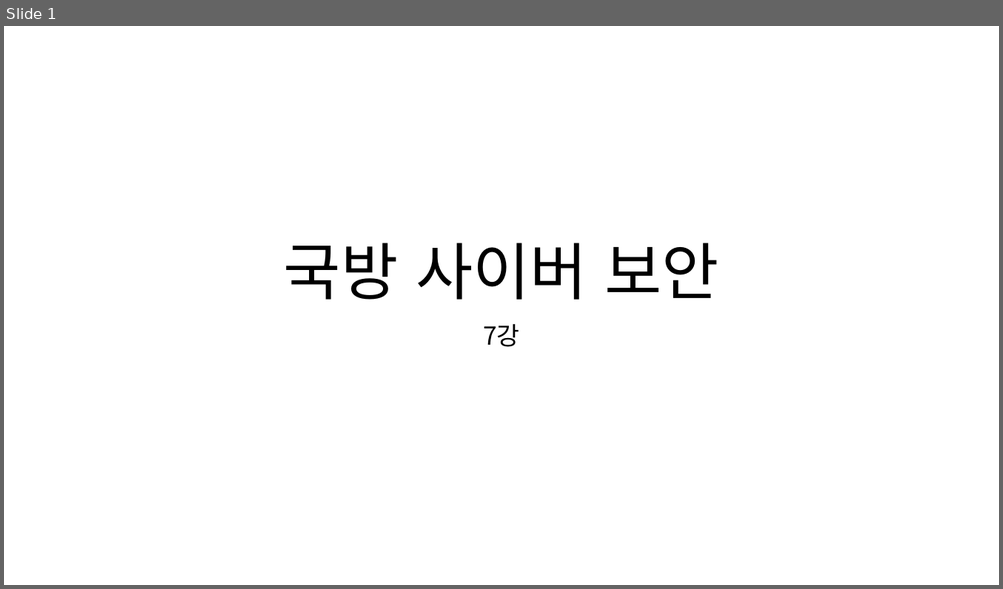
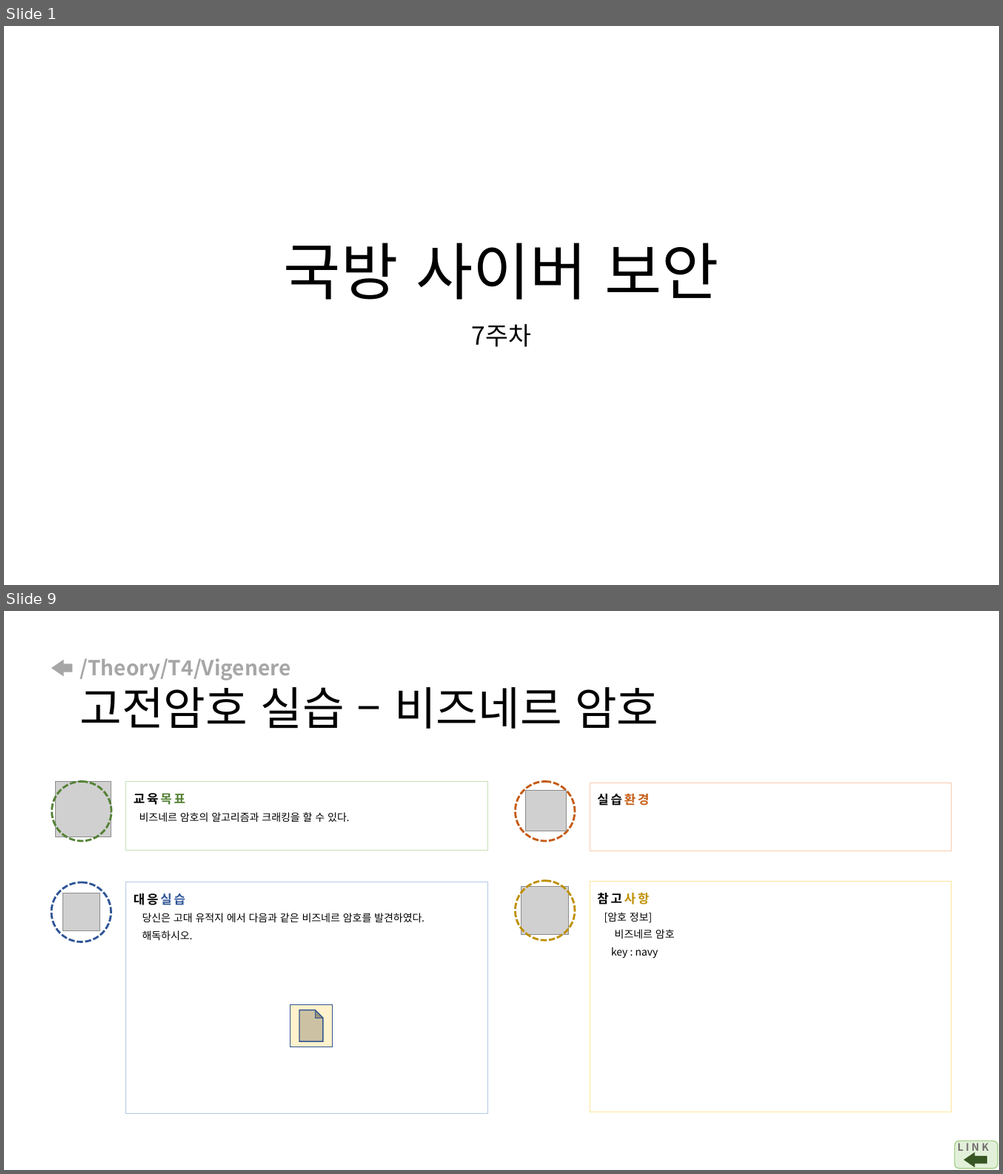
Before and after one commit to arizona95/CyberTraining, a slide deck: Lecture/student_before_class_ppt/국방사이버보안_수업전_7강.pptx. Shown one above the other, each under a label of ours: slide 1 before the commit, slides 1 and 9 after it; the slides between them are not shown. The pictures are 1003x589 and 1003x1174 pixels, drawn with LibreOffice and Linux fonts; fonts in the diff are those of the drawing; grey boxes stand for pictures. Boxes give left, top, right and bottom in pixels: in the first picture for what was removed or moved away, otherwise in the second. Text is boxed around its words. In the diff, an @@ line names an element or a change of style, - is before the commit and + after.

```diff
--- a/Lecture/student_before_class_ppt/국방사이버보안_수업전_7강.pptx
+++ b/Lecture/student_before_class_ppt/국방사이버보안_수업전_7강.pptx
@@ slide 9 added at [4, 611, 999, 1170], background #FFFFFF @@
@@ right arrow added at [51, 660, 72, 677], fill #A6A6A6 @@
@@ title added at [79, 658, 658, 729], 20 pt, text #A6A6A6, bold @@
+/Theory/T4/Vigenere
+고전암호 실습 – 비즈네르 암호
@@ ellipse added at [52, 782, 111, 842], outline #E2F0D9 2 pt dashed @@
@@ picture added at [56, 782, 111, 837] @@
@@ rectangle added at [126, 782, 488, 851], outline #C5E0B4 0.75 pt, 10 pt, text #000000 @@
+교육목표
+비즈네르 암호의 알고리즘과 크래킹을 할 수 있다.
@@ ellipse added at [515, 782, 575, 842], outline #F8CBAD 2 pt dashed @@
@@ rectangle added at [589, 783, 951, 851], outline #F8CBAD 0.75 pt, 12 pt, text #000000, bold @@
+실습환경
@@ picture added at [526, 790, 566, 831] @@
@@ ellipse added at [51, 883, 111, 943], outline #B4C7E7 2 pt dashed @@
@@ picture added at [62, 894, 99, 932] @@
@@ rectangle added at [126, 883, 488, 1114], outline #B4C7E7 0.75 pt, 10 pt, text #000000 @@
+대응실습
+당신은 고대 유적지 에서 다음과 같은 비즈네르 암호를 발견하였다.
+해독하시오.
@@ ellipse added at [515, 881, 575, 941], outline #FFE699 2 pt dashed @@
@@ picture added at [521, 887, 569, 935] @@
@@ rectangle added at [589, 881, 951, 1113], outline #FFE699 0.75 pt, 10 pt, text #000000 @@
+참고사항
+[암호 정보]
+비즈네르 암호
+key : navy
@@ action button document added at [290, 1005, 333, 1047], fill #FFF2CC, outline #325491 1 pt @@
@@ rounded rectangle added at [955, 1142, 998, 1169], fill #E2F0D9, outline #A9D18E 1 pt @@
@@ text added at [957, 1142, 989, 1155], 10 pt, text #767171, bold @@
+L I N K
@@ right arrow added at [964, 1153, 987, 1167], fill #385723 @@
@@ slide 1 changed as well @@
@@ subtitle at [472, 324, 531, 347]: text changed @@
-7강
+7주차
```
Also in this commit, not shown: 2 other slides changed, 16 other slides added, 13 slides removed, 21 other files.
